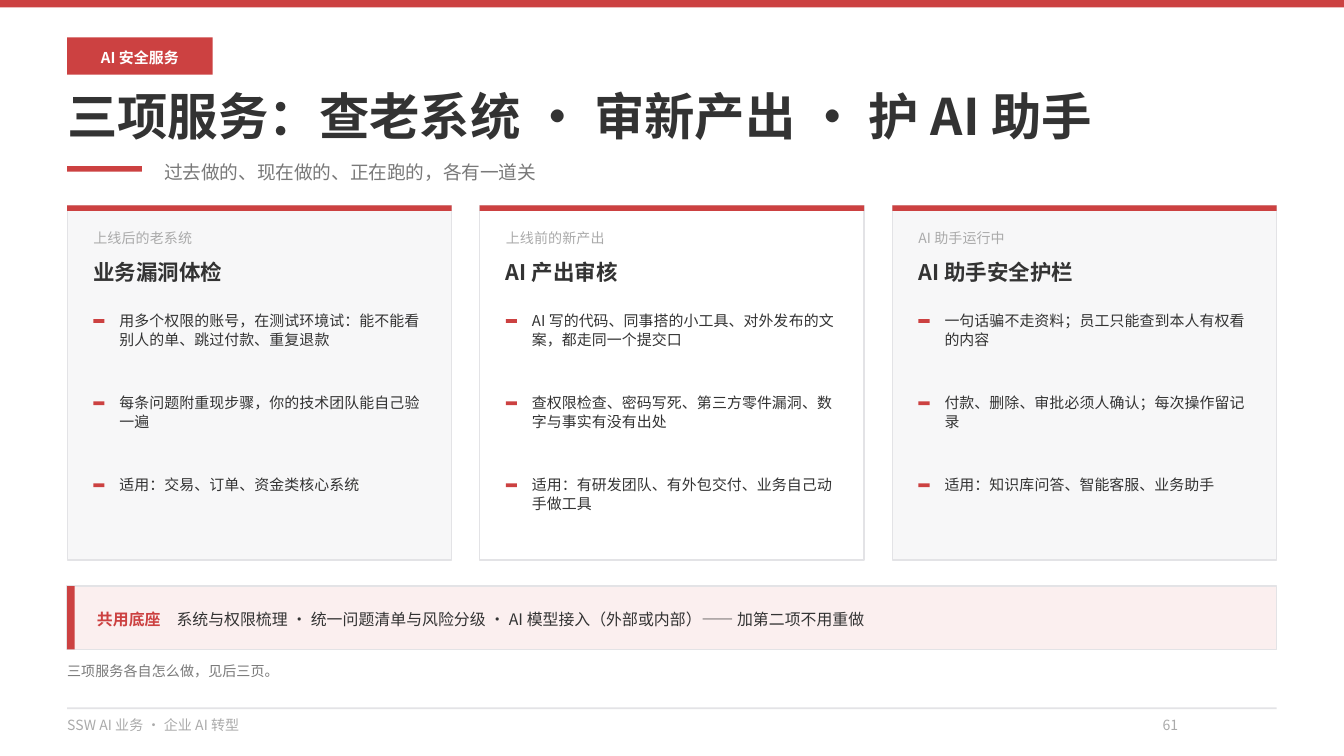
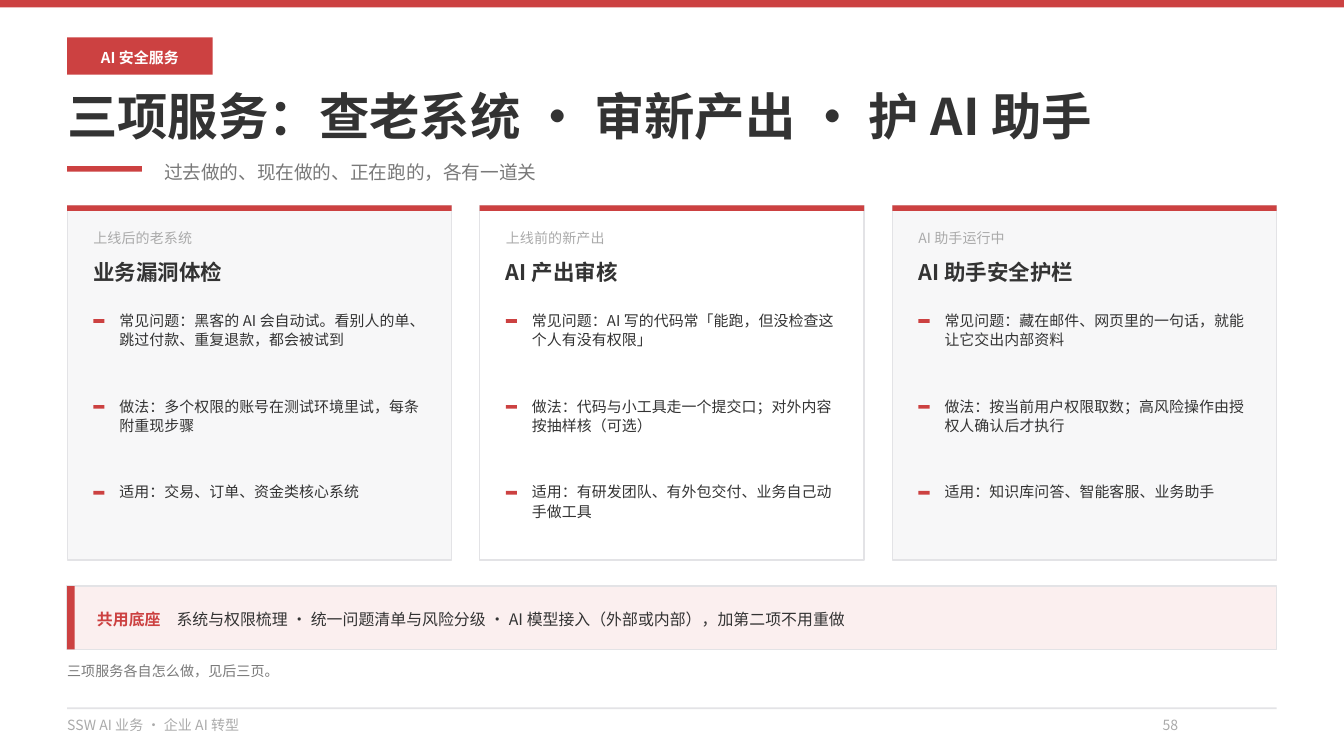
Before and after one commit to hveraus/ssw-business, a slide deck: slide 58 of SSW AI 业务_v2/SSW AI 业务_v3.pptx (slide 61 before the commit). Drawn at 1344x756 pixels with LibreOffice and Linux fonts; fonts in the diff are those of the drawing. Boxes give left, top, right and bottom in pixels: in the first picture for what was removed or moved away, otherwise in the second. Text is boxed around its words. In the diff, an @@ line names an element or a change of style, - is before the commit and + after.

Commit message:
第八部分按评审意见重做（11 页→9 页 + 备用页），全篇 70 页
57–61 更快讲到能做什么：删「三个风险口」页，风险示例并入三项服务卡；行业数据移到末页备用页；57 分隔页改为短过渡；盲区表「能/否」改为「常见覆盖/部分覆盖/需专项验证」
62–63 统一交付口径：服务二以代码与小工具为主线、对外内容标「可选」；表头「谁做的」→「典型对象」；成果句与抽样口径对齐
64–65/66 把保证变成验收项：删「一句话骗不走资料」「模型不用换」；改为按当前用户权限取数 + 高风险操作授权人确认；架构页改为数据流向图（留在环境/经审批外发/日志位置）；数据安全页把「不出公司网络」限定为全本地方案，留痕落到审计事件、日志权限与保留期
64 报告页：左侧标「示例·虚构数据」；右栏改为「发现→修复→复测」流转记录；80 项补覆盖范围、统计周期与去重口径
65/67 收成两个入口：诊断标题改「验证一个模块的关键风险」、写明从环境账号就绪起算、无论是否发现问题都交付范围与结论；结束页并列「聊 AI 落地场景 / 评估一个安全模块」

```diff
--- a/SSW AI 业务_v2/SSW AI 业务_v3.pptx
+++ b/SSW AI 业务_v2/SSW AI 业务_v3.pptx
@@ text at (119,313,425,347): text changed @@
-用多个权限的账号，在测试环境试：能不能看别人的单、跳过付款、重复退款
+常见问题：黑客的 AI 会自动试。看别人的单、跳过付款、重复退款，都会被试到
@@ text at (532,313,834,347): text changed @@
-AI 写的代码、同事搭的小工具、对外发布的文案，都走同一个提交口
+常见问题：AI 写的代码常「能跑，但没检查这个人有没有权限」
@@ text at (945,313,1245,346): text changed @@
-一句话骗不走资料；员工只能查到本人有权看的内容
+常见问题：藏在邮件、网页里的一句话，就能让它交出内部资料
@@ text at (119,399,419,432): text changed @@
-每条问题附重现步骤，你的技术团队能自己验一遍
+做法：多个权限的账号在测试环境里试，每条附重现步骤
@@ text at (532,399,832,433): text changed @@
-查权限检查、密码写死、第三方零件漏洞、数字与事实有没有出处
+做法：代码与小工具走一个提交口；对外内容按抽样核（可选）
@@ text at (945,399,1245,432): text changed @@
-付款、删除、审批必须人确认；每次操作留记录
+做法：按当前用户权限取数；高风险操作由授权人确认后才执行
@@ text "适用：交易、订单、资金类核心系统": place and size @@
-text "适用：交易、订单、资金类核心系统" at (119,477,359,492)
+text "适用：交易、订单、资金类核心系统" at (119,484,359,499)
@@ text "适用：有研发团队、有外包交付、业务自己动手做工具": place and size @@
-text "适用：有研发团队、有外包交付、业务自己动手做工具" at (532,477,832,511)
+text "适用：有研发团队、有外包交付、业务自己动手做工具" at (532,484,832,519)
@@ 3 rectangles: place and size @@
-3 rectangles at (93,484,929,488)
+3 rectangles at (93,491,929,495)
@@ text "适用：知识库问答、智能客服、业务助手": place and size @@
-text "适用：知识库问答、智能客服、业务助手" at (945,477,1215,491)
+text "适用：知识库问答、智能客服、业务助手" at (945,484,1215,498)
@@ text at (97,611,845,627): text changed @@
-共用底座 系统与权限梳理 · 统一问题清单与风险分级 · AI 模型接入（外部或内部）—— 加第二项不用重做
+共用底座 系统与权限梳理 · 统一问题清单与风险分级 · AI 模型接入（外部或内部），加第二项不用重做
@@ text at (1163,720,1179,730): text changed @@
-61
+58
```
Also in this commit, not shown: 12 other slides changed, 1 slide added, 2 slides removed, 2 other files.
